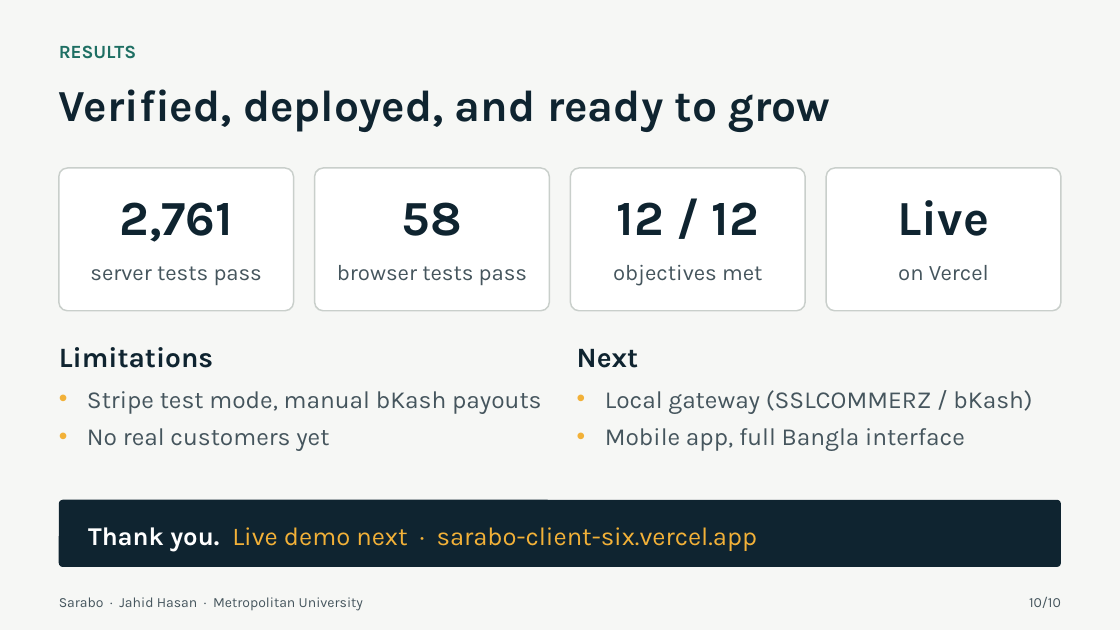
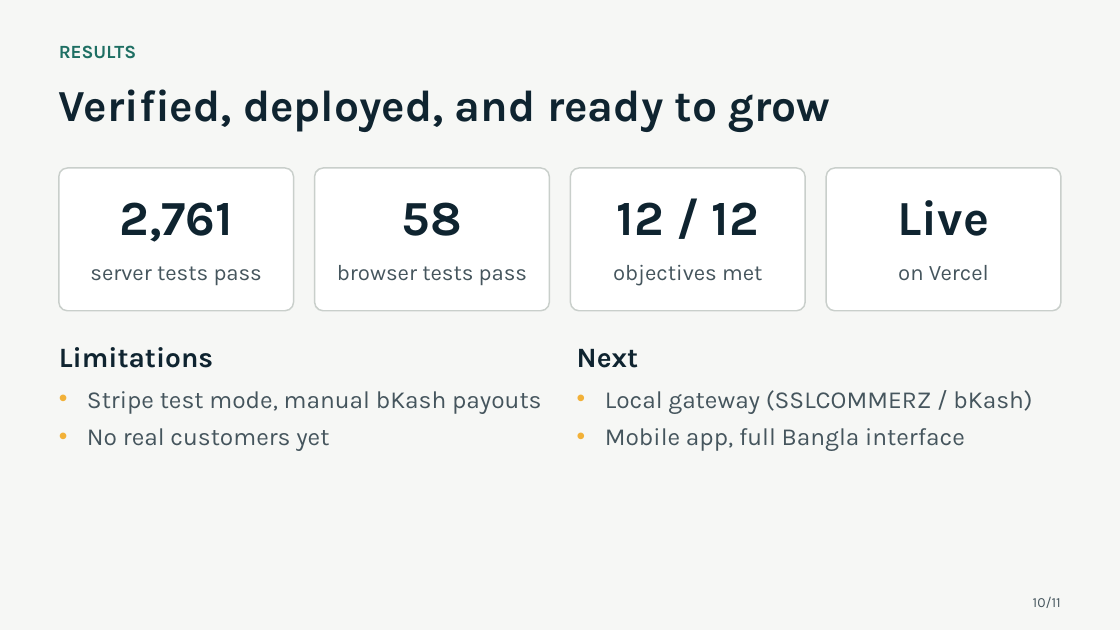
Before and after one commit to jahidjubaer/sarabo-doc, a slide deck: slide 10 of presentation/Sarabo_Presentation.pptx. Drawn at 1120x630 pixels with LibreOffice and Linux fonts; fonts in the diff are those of the drawing. Boxes give left, top, right and bottom in pixels: in the first picture for what was removed or moved away, otherwise in the second. Text is boxed around its words. In the diff, an @@ line names an element or a change of style, - is before the commit and + after.

Commit message:
docs: API call section in viva Q&A; light title slide, footer text removed, separate thank-you slide

```diff
--- a/presentation/Sarabo_Presentation.pptx
+++ b/presentation/Sarabo_Presentation.pptx
@@ rounded rectangle removed at (59,500,1061,567) @@
@@ text removed at (88,527,757,551) @@
-Thank you. Live demo next · sarabo-client-six.vercel.app
@@ text removed at (59,597,363,611) @@
-Sarabo · Jahid Hasan · Metropolitan University
@@ text at (1033,597,1061,608): text changed @@
-10/10
+10/11
```
Also in this commit, not shown: 9 other slides changed, 1 slide added, 5 other files.
